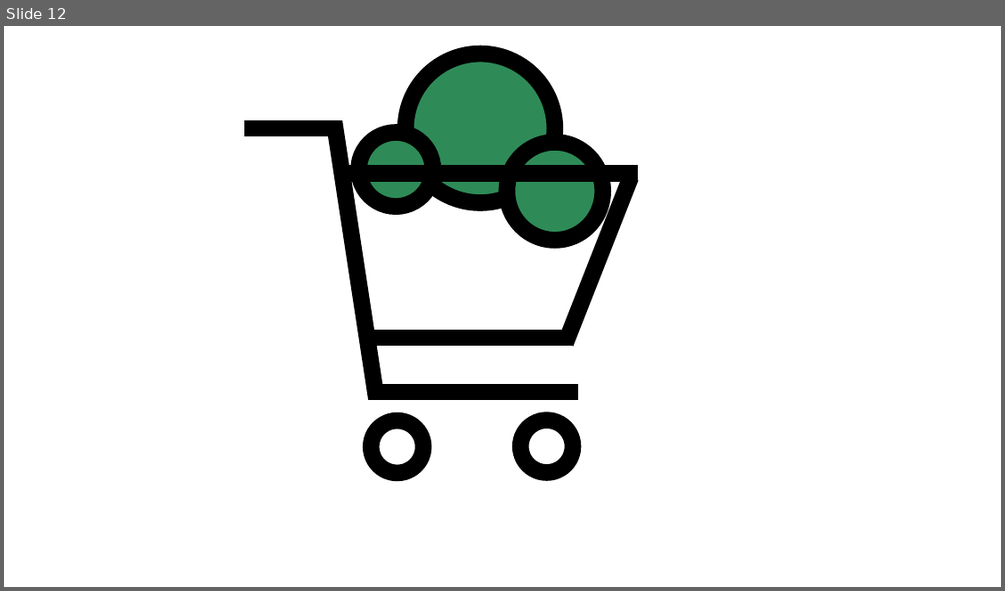
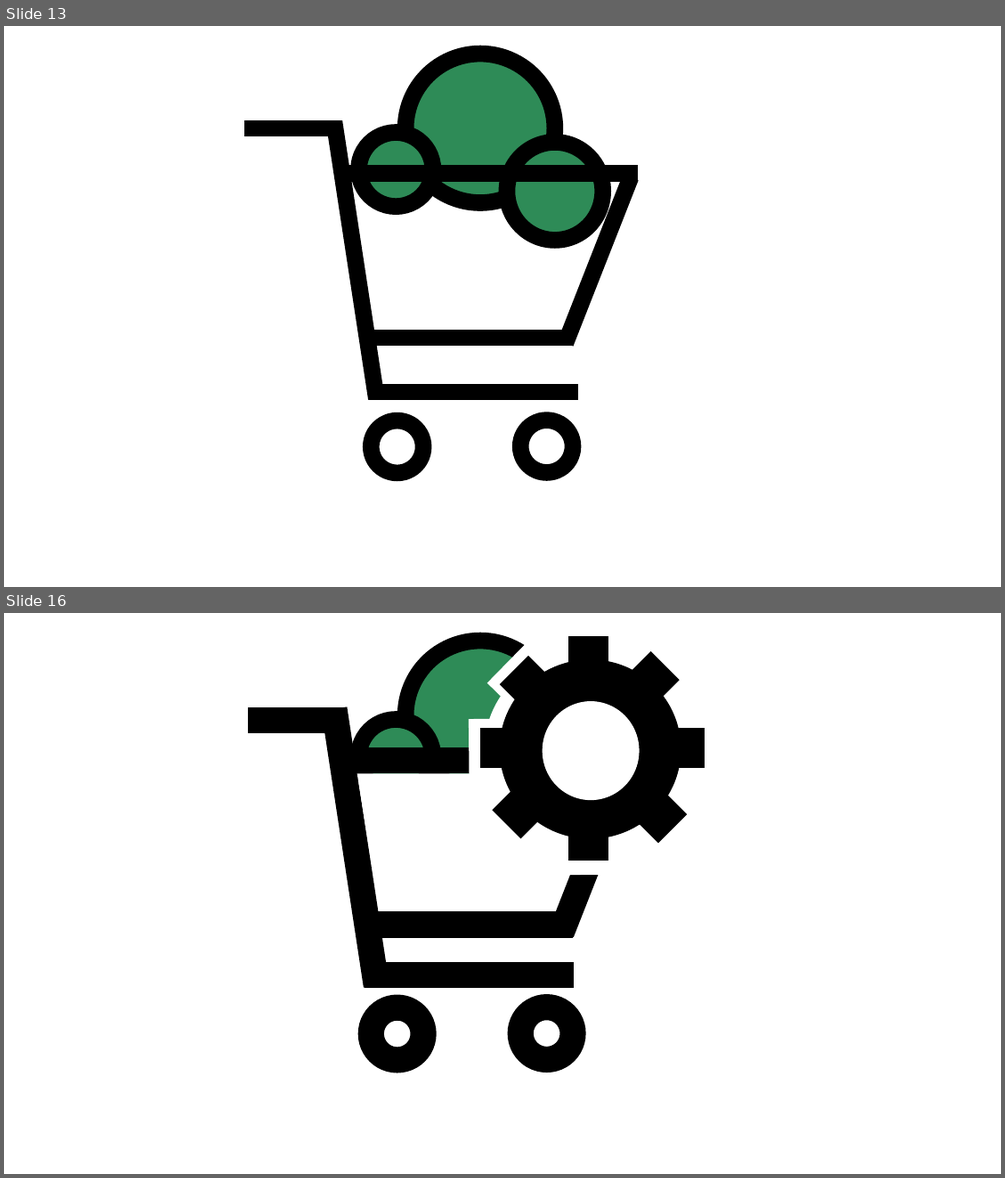
Before and after one commit to haimazu/G9-GoNature, a slide deck: LOGO/esteam_editable.pptx. Shown one above the other, each under a label of ours: slide 12 before the commit, slides 13 and 16 after it; the slides between them are not shown. The pictures are 1005x591 and 1005x1178 pixels, drawn with LibreOffice and Linux fonts; fonts in the diff are those of the drawing. Boxes give left, top, right and bottom in pixels: in the first picture for what was removed or moved away, otherwise in the second. Text is boxed around its words. In the diff, an @@ line names an element or a change of style, - is before the commit and + after.

```diff
--- a/LOGO/esteam_editable.pptx
+++ b/LOGO/esteam_editable.pptx
@@ slide 16 added at [4, 613, 1001, 1174], background #FFFFFF @@
@@ ellipse added at [405, 641, 555, 789], fill #2E8B57, outline #000000 16 pt @@
@@ line added from (376, 985) to (334, 709), #000000 25 pt @@
@@ ellipse added at [358, 719, 432, 793], fill #2E8B57, outline #000000 16 pt @@
@@ ellipse added at [507, 704, 603, 802], fill #2E8B57, outline #000000 16 pt @@
@@ group added at [469, 636, 704, 875]: 7 lines, 3 ellipses @@
@@ line added from (346, 720) to (248, 720), #000000 25 pt @@
@@ line added from (638, 761) to (340, 761), #000000 25 pt @@
@@ line added from (627, 766) to (562, 933), #000000 25 pt @@
@@ trapezoid added at [357, 774, 574, 891], fill #FFFFFF, outline #FFFFFF 1 pt @@
@@ line added from (573, 925) to (364, 925), #000000 25 pt @@
@@ line added from (574, 975) to (364, 975), #000000 25 pt @@
@@ ellipse added at [372, 1008, 423, 1060], fill #FFFFFF, outline #000000 25 pt @@
@@ ellipse added at [521, 1007, 573, 1060], fill #FFFFFF, outline #000000 25 pt @@
@@ what was slide 12 is now slide 13 @@
```
Also in this commit, not shown: 1 slide changed, 26 other slides added.
